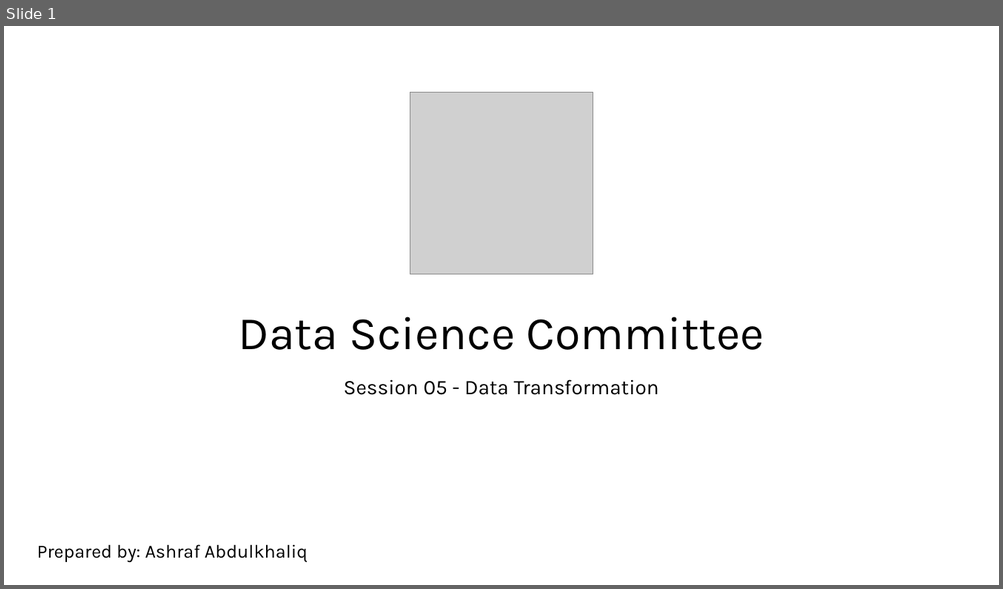
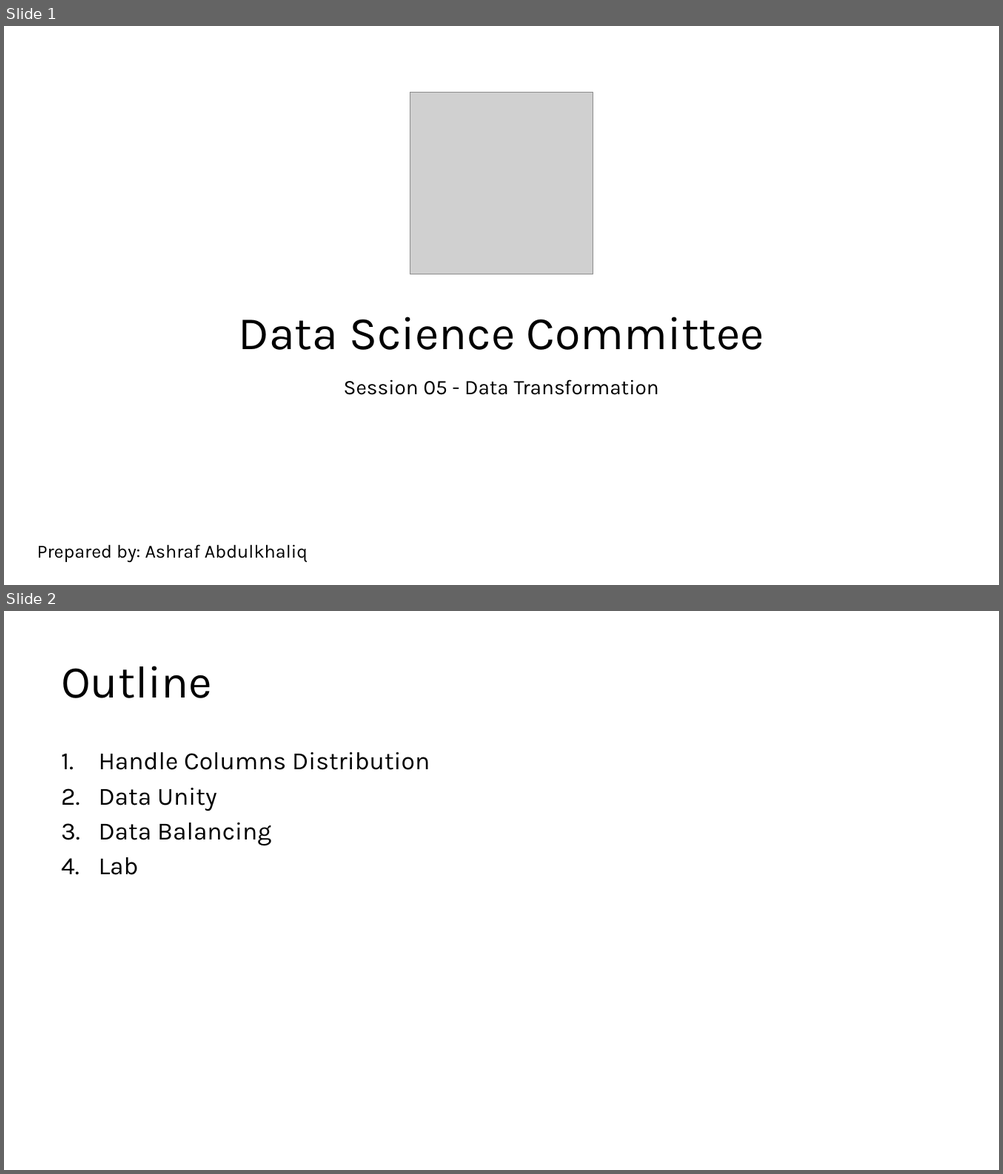
Before and after one commit to kershrita/Data-Science-Roadmap, a slide deck: slides/Session 05 - Data Transformation.pptx. Shown one above the other, each under a label of ours: slide 1 before the commit, slides 1 and 2 after it. The pictures are 1003x589 and 1003x1174 pixels, drawn with LibreOffice and Linux fonts; fonts in the diff are those of the drawing; grey boxes stand for pictures. Boxes give left, top, right and bottom in pixels: in the first picture for what was removed or moved away, otherwise in the second. Text is boxed around its words. In the diff, an @@ line names an element or a change of style, - is before the commit and + after.

```diff
--- a/slides/Session 05 - Data Transformation.pptx
+++ b/slides/Session 05 - Data Transformation.pptx
@@ slide 2 added at box(4, 611, 999, 1170), background #FFFFFF @@
@@ title added at box(61, 666, 212, 698), 44 pt, text #000000 @@
+Outline
@@ text added at box(99, 752, 430, 875), 24 pt, text #000000 @@
+1. Handle Columns Distribution
+2. Data Unity
+3. Data Balancing
+4. Lab
```
Also in this commit, not shown: 17 other slides added, 2 slides removed, 2 other files.
